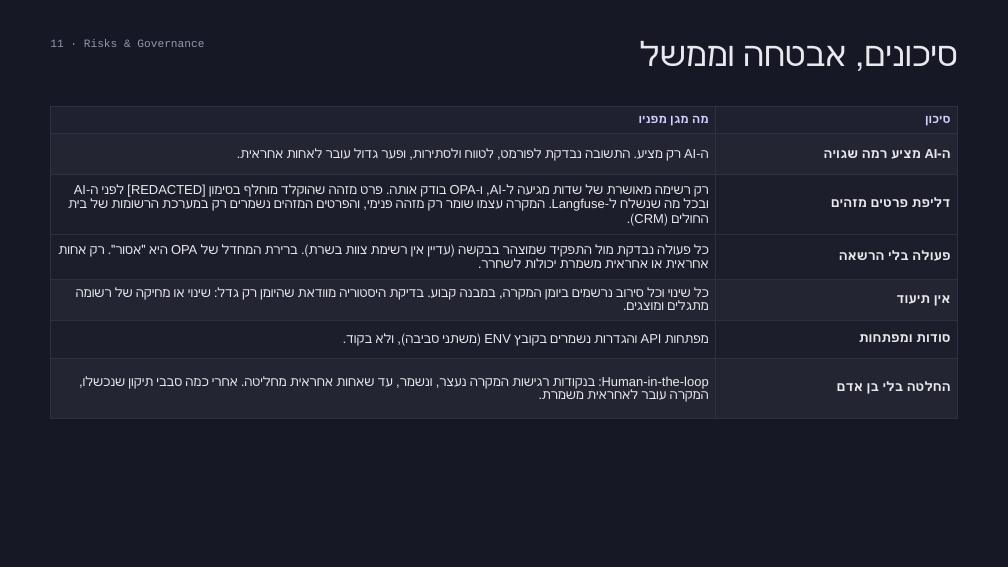
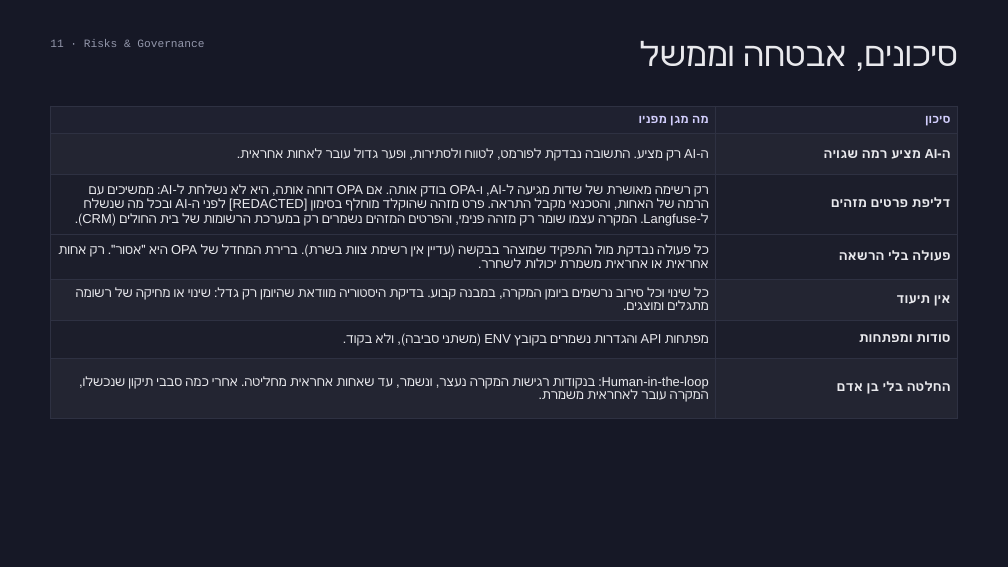
Before and after one commit to aoTeisha/triage-guard, a slide deck: slide 11 of docs/Triage_Guard_Presentation.pptx. Drawn at 1008x567 pixels with LibreOffice and Linux fonts; fonts in the diff are those of the drawing. Boxes give left, top, right and bottom in pixels: in the first picture for what was removed or moved away, otherwise in the second. Text is boxed around its words. In the diff, an @@ line names an element or a change of style, - is before the commit and + after.

```diff
--- a/docs/Triage_Guard_Presentation.pptx
+++ b/docs/Triage_Guard_Presentation.pptx
@@ table at bbox=[50, 106, 958, 406] @@
-row 3, column 1: רק רשימה מאושרת של שדות מגיעה ל-AI, ו-OPA בודק אותה. פרט מזהה שהוקלד מוחלף בסימון [REDACTED] לפני ה-AI ובכל מה שנשלח ל-Langfuse. המקרה עצמו שומר רק מזהה פנימי, והפרטים המזהים נשמרים רק במערכת הרשומות של בית החולים (CRM).
+row 3, column 1: רק רשימה מאושרת של שדות מגיעה ל-AI, ו-OPA בודק אותה. אם OPA דוחה אותה, היא לא נשלחת ל-AI: ממשיכים עם הרמה של האחות, והטכנאי מקבל התראה. פרט מזהה שהוקלד מוחלף בסימון [REDACTED] לפני ה-AI ובכל מה שנשלח ל-Langfuse. המקרה עצמו שומר רק מזהה פנימי, והפרטים המזהים נשמרים רק במערכת הרשומות של בית החולים (CRM).
```
Also in this commit, not shown: 2 other slides changed.
